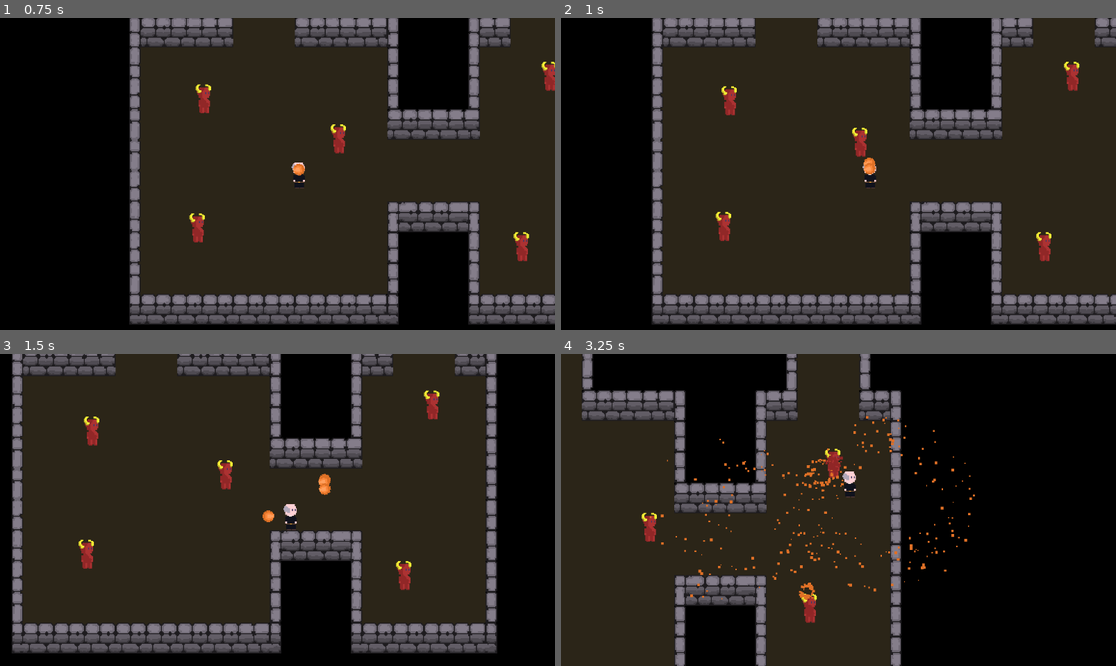
Above: before the commit, frames 1-4 (two rows, left to right).
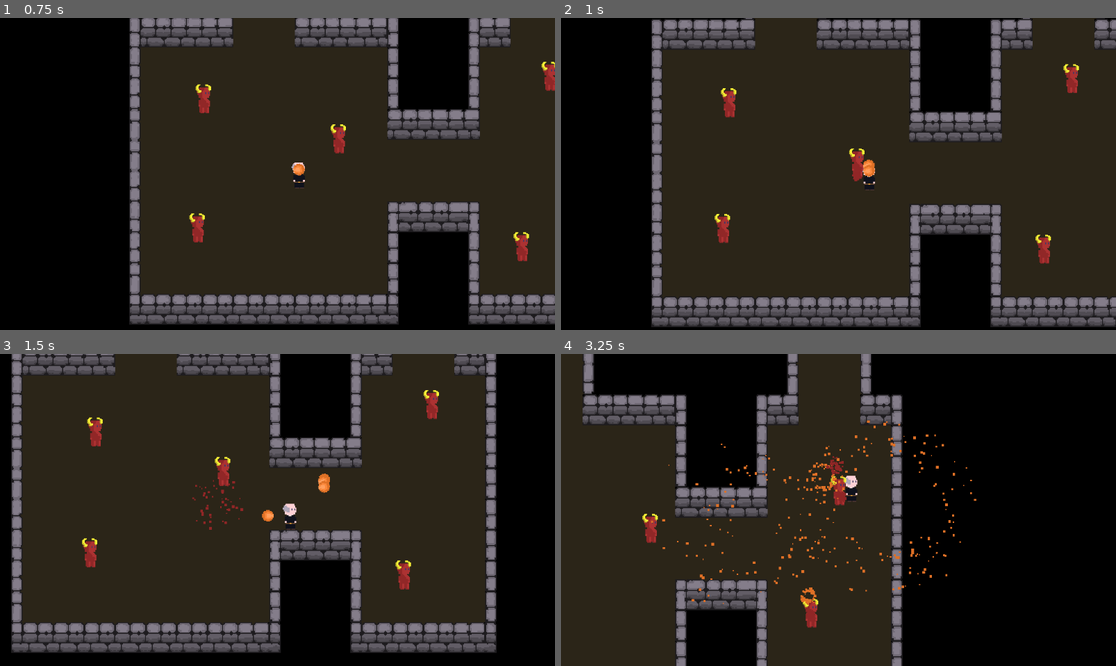
Above: after the commit, the same moments.

Repository: richardpjames/Demon-Slayer
Game: Godot game, scene res://Scenes/DemoScene.tscn
The game is run twice, just before and just after one commit, with the same random seed, the same clock (stepped at 60 frames per second) and the same inputs.
Inputs (mouse positions are in pixels of both pictures, inside the frame that each line leads up to):
- Up to frame 1 (0.75 s): move the mouse to (399, 158) at 0.52 s; press the mouse at (399, 158) at 0.53 s; hold Right (Right) from 0.53 s (still down)
- Up to frame 2 (1 s): keep holding Right (Right)
- Up to frame 3 (1.5 s): move the mouse to (166, 525) at 1.27 s; release Right (Right) at 1.28 s; release the mouse at (166, 525) at 1.28 s; hold Down (Down) from 1.28 s (still down); click (166, 525) at 1.35 s
- Up to frame 4 (3.25 s): move the mouse to (894, 441) at 2.02 s; release Down (Down) at 2.03 s; press the mouse at (894, 441) at 2.03 s; hold Right (Right) 2.03-2.78 s; move the mouse to (810, 572) at 2.77 s; release the mouse at (810, 572) at 2.78 s; hold Up (Up) from 2.78 s (still down); click (810, 572) at 2.85 s

Frame 1 is identical in both runs. In frame 2, 8.2% of the frame differs, in the area x 16-100%, y 0-100%; in frame 3, 4.3%; in frame 4, 8.4%, in the area x 3-75%, y 0-100%.

Commit message:
Demons can attack and player takes damage

Diff:
--- a/Scenes/DemoScene.tscn
+++ b/Scenes/DemoScene.tscn
@@ -9,6 +9,8 @@
 [node name="Level" type="TileMapLayer" parent="."]
 tile_map_data = PackedByteArray("AAD+//7/AQABAAEAAAD+////AQABAAEAAAD+/wAAAQABAAEAAAD+/wEAAQABAAEAAAD//wEAAQABAAEAAAAAAA …(5104 unchanged characters)…
 tile_set = ExtResource("2_nleji")
+
+[node name="Player" parent="." instance=ExtResource("2_lv4fh")]
 
 [node name="Enemies" type="Node2D" parent="."]
 
@@ -38,5 +40,3 @@
 
 [node name="Demon9" parent="Enemies" instance=ExtResource("2_cnhok")]
 position = Vector2(206, -404)
-
-[node name="Player" parent="." instance=ExtResource("2_lv4fh")]
--- a/Scenes/Demon.tscn
+++ b/Scenes/Demon.tscn
@@ -6,11 +6,15 @@
 
 [sub_resource type="CapsuleShape2D" id="CapsuleShape2D_3nwt7"]
 
-[node name="Demon" type="CharacterBody2D" groups=["Enemy"]]
+[node name="Demon" type="CharacterBody2D" node_paths=PackedStringArray("sprite") groups=["Enemy"]]
 motion_mode = 1
 script = ExtResource("1_175dc")
+damage = 1
+attack_distance = 35.0
+attack_cooldown = 2.0
+sprite = NodePath("Sprite2D")
 health = 5
-activation_distance = 200.0
+activation_distance = 300.0
 speed = 15
 blood_particles = ExtResource("2_g1uco")
 
--- a/Scenes/Player.tscn
+++ b/Scenes/Player.tscn
@@ -1,8 +1,9 @@
-[gd_scene load_steps=6 format=3 uid="uid://bga08ako617jr"]
+[gd_scene load_steps=7 format=3 uid="uid://bga08ako617jr"]
 
 [ext_resource type="Script" path="res://Scripts/Player.gd" id="1_jo20q"]
 [ext_resource type="PackedScene" uid="uid://1aemxvhscymx" path="res://Scenes/Projectile.tscn" id="2_htgr2"]
 [ext_resource type="Script" path="res://Scripts/GameCamera.gd" id="2_mnyix"]
+[ext_resource type="PackedScene" uid="uid://b6iud7ni2webl" path="res://Scenes/FX/RedSplash.tscn" id="3_0o2yn"]
 [ext_resource type="Texture2D" uid="uid://kl8xj5pgjm8r" path="res://Assets/Characters/Player.png" id="3_uska8"]
 
 [sub_resource type="CapsuleShape2D" id="CapsuleShape2D_t3qxr"]
@@ -15,12 +16,13 @@
 speed = 200
 attack_cooldown_time = 0.25
 projectile_scene = ExtResource("2_htgr2")
+blood_particles = ExtResource("3_0o2yn")
 
 [node name="GameCamera" type="Camera2D" parent="."]
 zoom = Vector2(2, 2)
 position_smoothing_enabled = true
 script = ExtResource("2_mnyix")
-shake_intensity = 20
+shake_intensity = 10
 shake_duration = 0.5
 
 [node name="Sprite2D" type="Sprite2D" parent="."]
--- a/Scripts/Demon.gd
+++ b/Scripts/Demon.gd
@@ -1,11 +1,19 @@
 class_name Demon
 extends Enemy
 
+# Configuration
+@export var damage: int
+@export var attack_distance: float
+@export var attack_cooldown: float
+@export var sprite: Sprite2D
+
 # Private variables
 var _direction: Vector2 = Vector2.ZERO
+var _attack_end_time: float = 0
 
 func _process(delta: float) -> void:
 	_direction = _determine_direction()
+	_attack()
 
 func _physics_process(delta: float) -> void:
 		velocity = _direction * speed
@@ -28,3 +36,16 @@
 				return (_player.global_position - global_position).normalized()
 	# Otherwise return zero (player not hit or not within distance
 	return direction
+
+func _attack() -> void:
+	# If the player is close enough and we have finished the cooldown
+	if(global_position.distance_to(_player.global_position) < attack_distance && Time.get_ticks_msec() > _attack_end_time):
+		# Tween animation of the sprite hitting the player
+		var tween = get_tree().create_tween()
+		# Tween the sprite to the position of the player and then back again
+		tween.tween_property(sprite, "global_position",_player.global_position, 0.15).set_trans(Tween.TRANS_QUAD)
+		tween.tween_property(sprite, "global_position", global_position, 0.15).set_trans(Tween.TRANS_QUAD)
+		# Attack the player (take damage)
+		_player.take_damage(damage)
+		# Reset the cooldown (multiply by 1000 to deal with milliseconds)
+		_attack_end_time = Time.get_ticks_msec() + (attack_cooldown * 1000)
--- a/Scripts/GameCamera.gd
+++ b/Scripts/GameCamera.gd
@@ -11,6 +11,8 @@
 # Initialise the noise on ready
 func _ready() -> void:
 	noise = FastNoiseLite.new()
+	# Shake the camera when the following signals are emitted
+	SignalManager.on_player_hit.connect(shake)
 
 func shake() -> void:
 	# Tween between the maximum intensity to zero over the duration
--- a/Scripts/Player.gd
+++ b/Scripts/Player.gd
@@ -6,6 +6,7 @@
 @export var speed: int
 @export var attack_cooldown_time: float
 @export var projectile_scene: PackedScene
+@export var blood_particles: PackedScene
 
 # Private variables
 var _direction: Vector2 = Vector2.DOWN
@@ -57,3 +58,19 @@
 		projectile.set_direction(global_position.direction_to(get_global_mouse_position()).normalized())
 		# Attach the projectile to the tree
 		get_tree().root.add_child(projectile)
+
+# This method provides basics before being overridden by extending classes
+func take_damage(damage: int) -> void:
+	# Emit the signal that we are hit
+	SignalManager.on_player_hit.emit()
+	# Subtract the amount of damage from health (set in Enemy class)
+	health -= damage
+	# Instantiate the blood particles
+	var particles = blood_particles.instantiate()
+	# Put it where the projectile was destroyed
+	particles.global_position = global_position
+	# Add to the root so not attached to this position
+	get_tree().root.add_child(particles)
+	# Determine whether to die
+	if(health <= 0):
+		print("Dead!")
--- /dev/null
+++ b/Scripts/SignalManager.gd
@@ -0,0 +1,3 @@
+extends Node
+
+signal on_player_hit
--- a/project.godot
+++ b/project.godot
@@ -14,6 +14,10 @@
 run/main_scene="res://Scenes/DemoScene.tscn"
 config/features=PackedStringArray("4.3", "Forward Plus")
 config/icon="res://icon.svg"
+
+[autoload]
+
+SignalManager="*res://Scripts/SignalManager.gd"
 
 [global_group]
 
